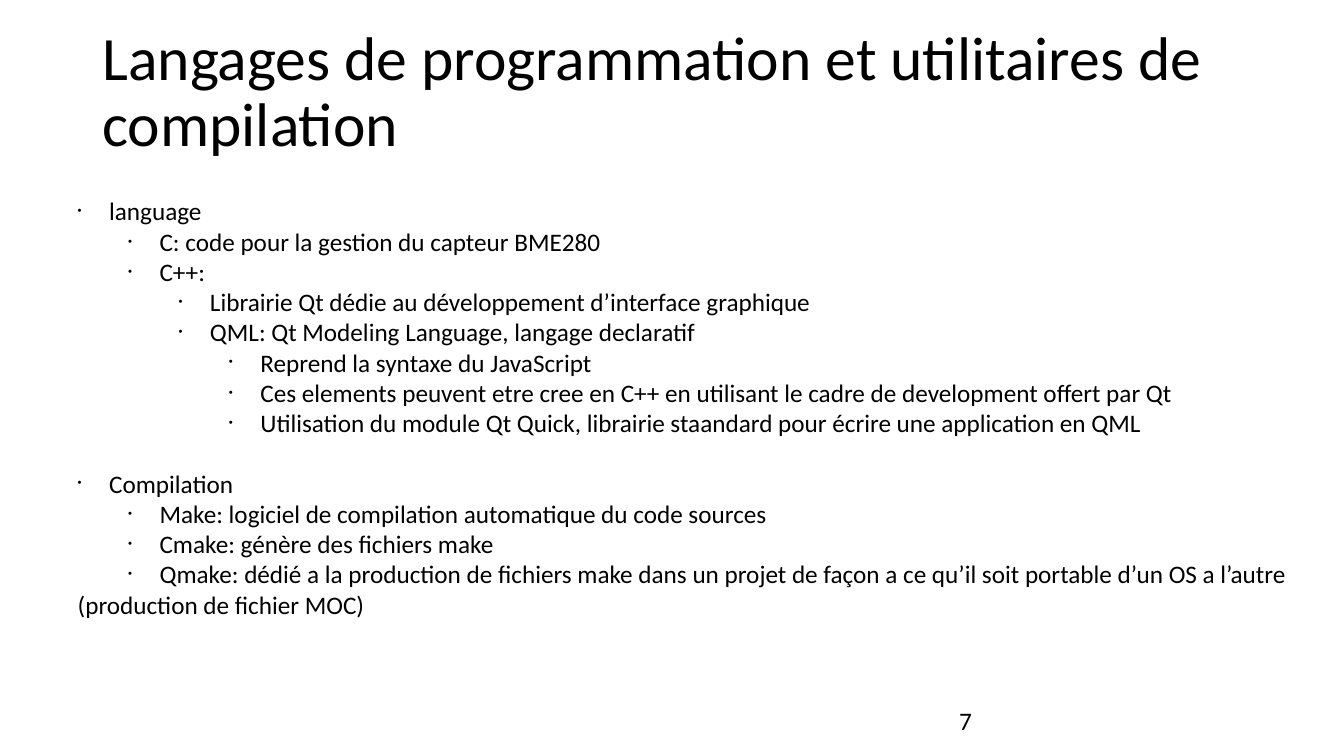
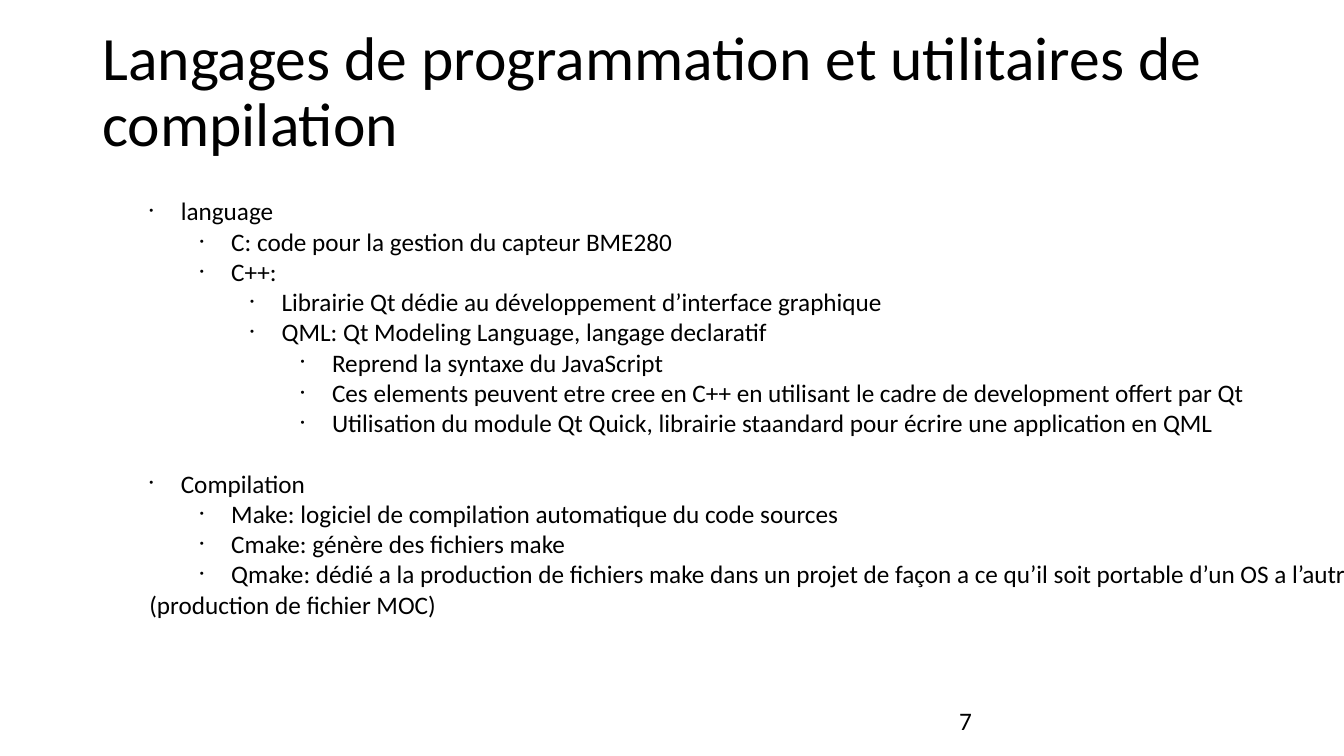
Before and after one commit to jeromelane/WeatherCheckingRpi, a slide deck: slide 7 of weathercheckingrpi/doc/Manuscripts/projet_meteo_JL_KG_18042019v3.odp. Drawn at 1344x756 pixels with LibreOffice and Linux fonts; fonts in the diff are those of the drawing. Boxes give left, top, right and bottom in pixels: in the first picture for what was removed or moved away, otherwise in the second. Text is boxed around its words. In the diff, an @@ line names an element or a change of style, - is before the commit and + after.

```diff
--- a/weathercheckingrpi/doc/Manuscripts/projet_meteo_JL_KG_18042019v3.odp
+++ b/weathercheckingrpi/doc/Manuscripts/projet_meteo_JL_KG_18042019v3.odp
@@ text "language" rewrapped from <box>78,202,1285,618</box> to <box>149,202,1344,618</box> @@
```
Also in this commit, not shown: 4 other slides changed, 33 other files.
